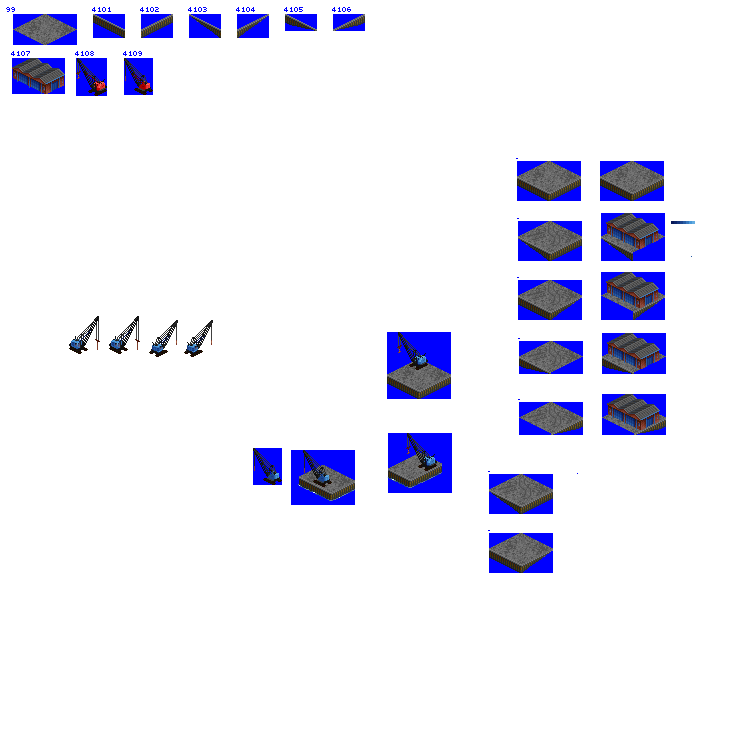
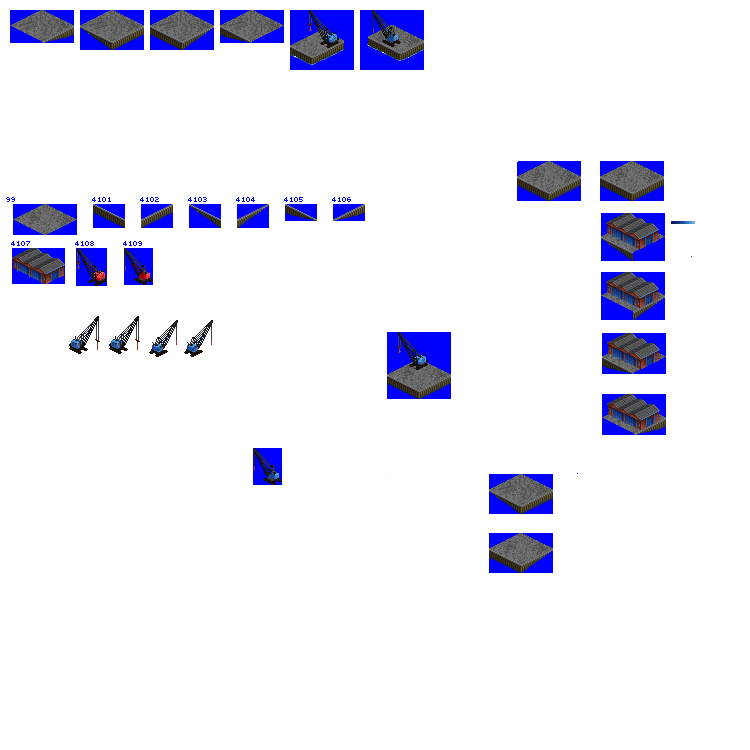
Layer changes from the first 750×750 image to the second:
removed layer "tile with tracks" over [489, 221, 583, 472]
removed layer "smaller dock overlays" over [291, 476, 332, 505]
removed layer "Layer 1" over [388, 433, 452, 493]
removed layer "Background" over [6, 7, 583, 531]
